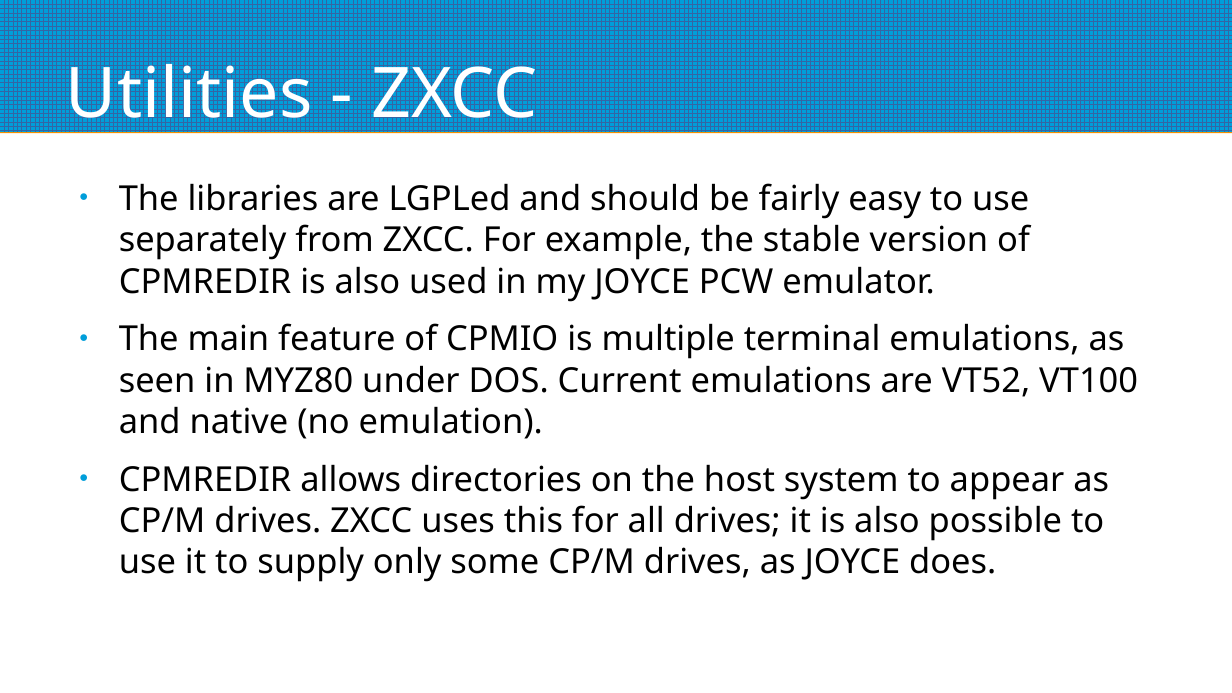
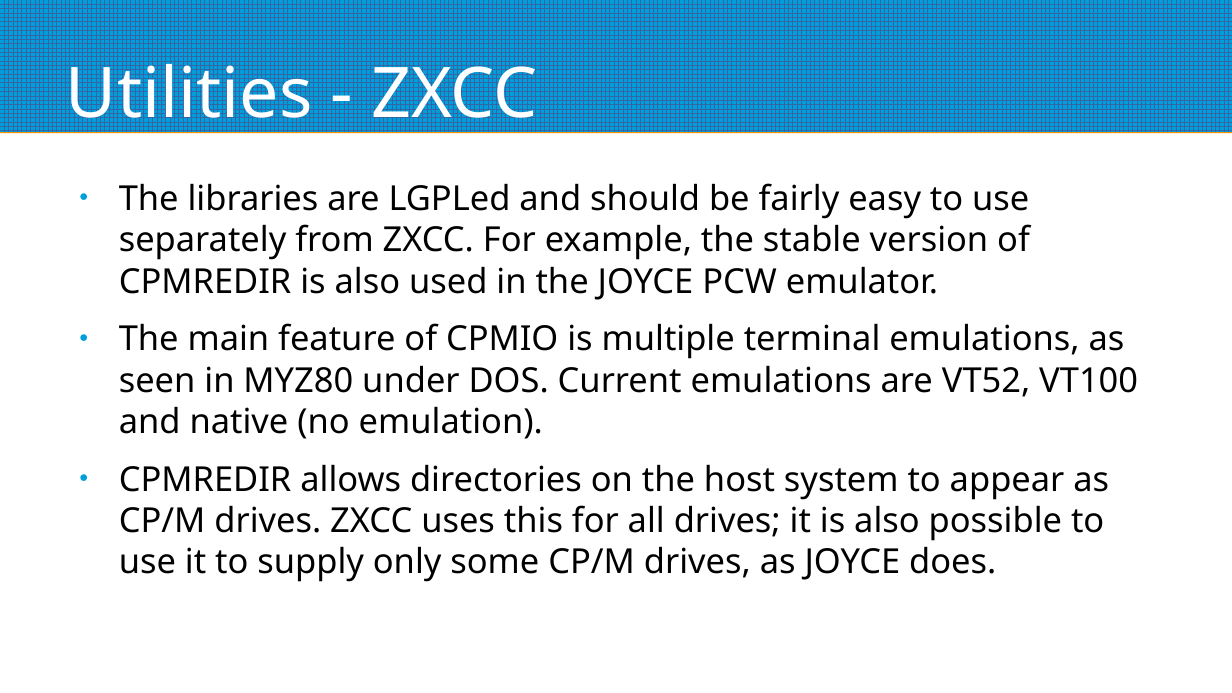
Before and after one commit to mggates39/Programming-With-CPM, a slide deck: slide 69 of CPM_Programming_Slides.odp. Drawn at 1232x693 pixels with LibreOffice and Linux fonts; fonts in the diff are those of the drawing. Boxes give left, top, right and bottom in pixels: in the first picture for what was removed or moved away, otherwise in the second. Text is boxed around its words. In the diff, an @@ line names an element or a change of style, - is before the commit and + after.

```diff
--- a/CPM_Programming_Slides.odp
+++ b/CPM_Programming_Slides.odp
@@ text at [119, 183, 1030, 300]: text changed @@
-● The libraries are LGPLed and should be fairly easy to use separately from ZXCC. For example, the stable version of CPMREDIR is also used in my JOYCE PCW emulator.
+● The libraries are LGPLed and should be fairly easy to use separately from ZXCC. For example, the stable version of CPMREDIR is also used in the JOYCE PCW emulator.
```
Also in this commit, not shown: 10 other slides changed, 1 other file.
